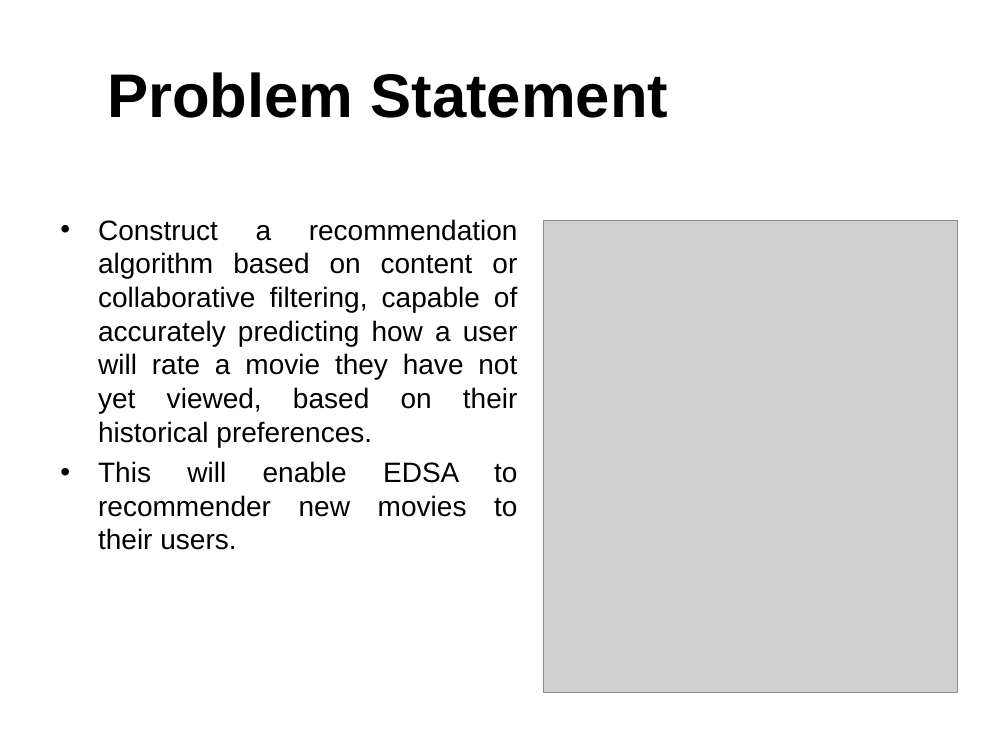
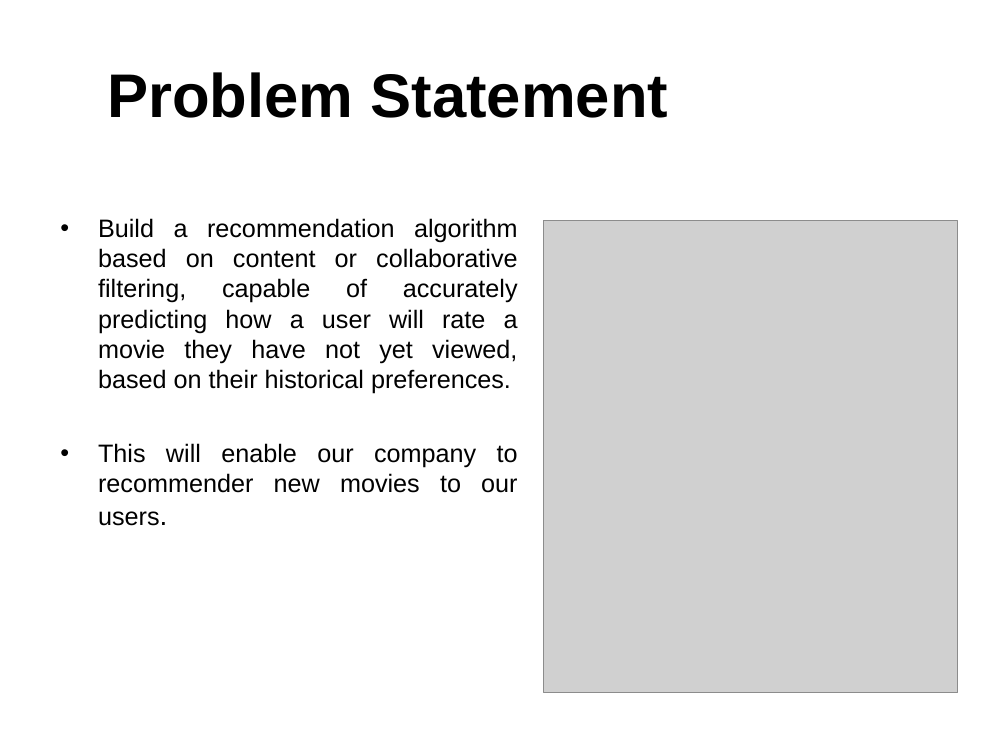
Before and after one commit to marth418/unsupervised-predict-streamlit-template, a slide deck: slide 5 of Team 6 Presentation.ppt. Drawn at 1008x756 pixels with LibreOffice and Linux fonts; fonts in the diff are those of the drawing; grey boxes stand for pictures; background and template pictures are left out. Boxes give left, top, right and bottom in pixels: in the first picture for what was removed or moved away, otherwise in the second. Text is boxed around its words. In the diff, an @@ line names an element or a change of style, - is before the commit and + after.

```diff
--- a/Team 6 Presentation.ppt
+++ b/Team 6 Presentation.ppt
@@ text at bbox=[98, 218, 518, 526]: text changed; size 20 to 18 pt @@
-• Construct a recommendation algorithm based on content or collaborative filtering, capable of accurately predicting how a user will rate a movie they have not yet viewed, based on their historical preferences.
-• This will enable EDSA to recommender new movies to their users.
+• Build a recommendation algorithm based on content or collaborative filtering, capable of accurately predicting how a user will rate a movie they have not yet viewed, based on their historical preferences.
+• This will enable our company to recommender new movies to our users.
```
Also in this commit, not shown: 6 other slides changed, 9 slides added, 5 slides removed.
